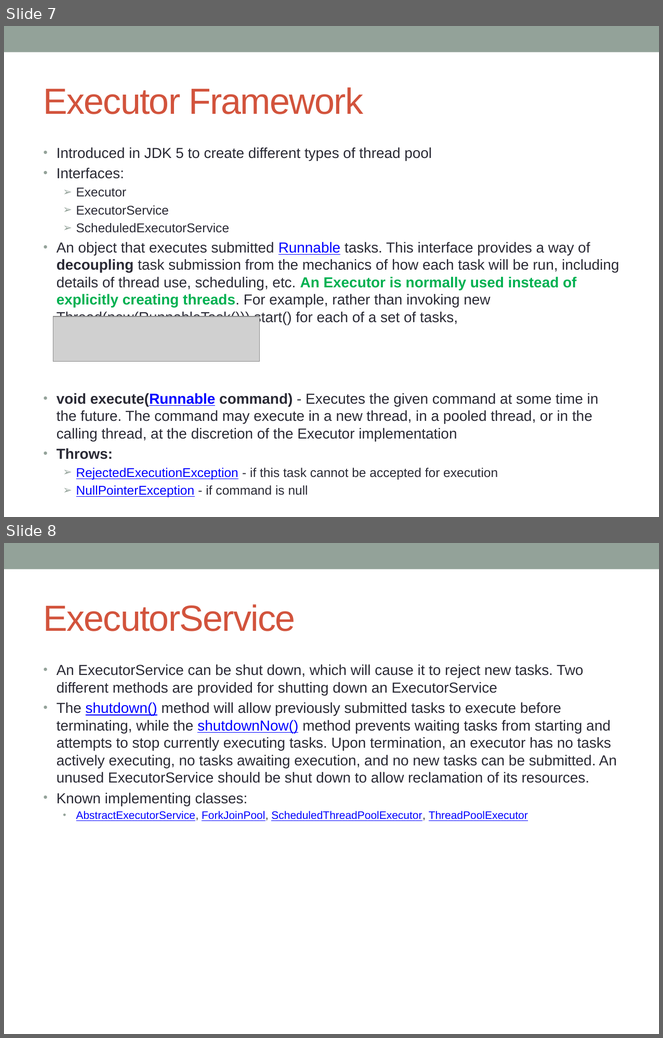
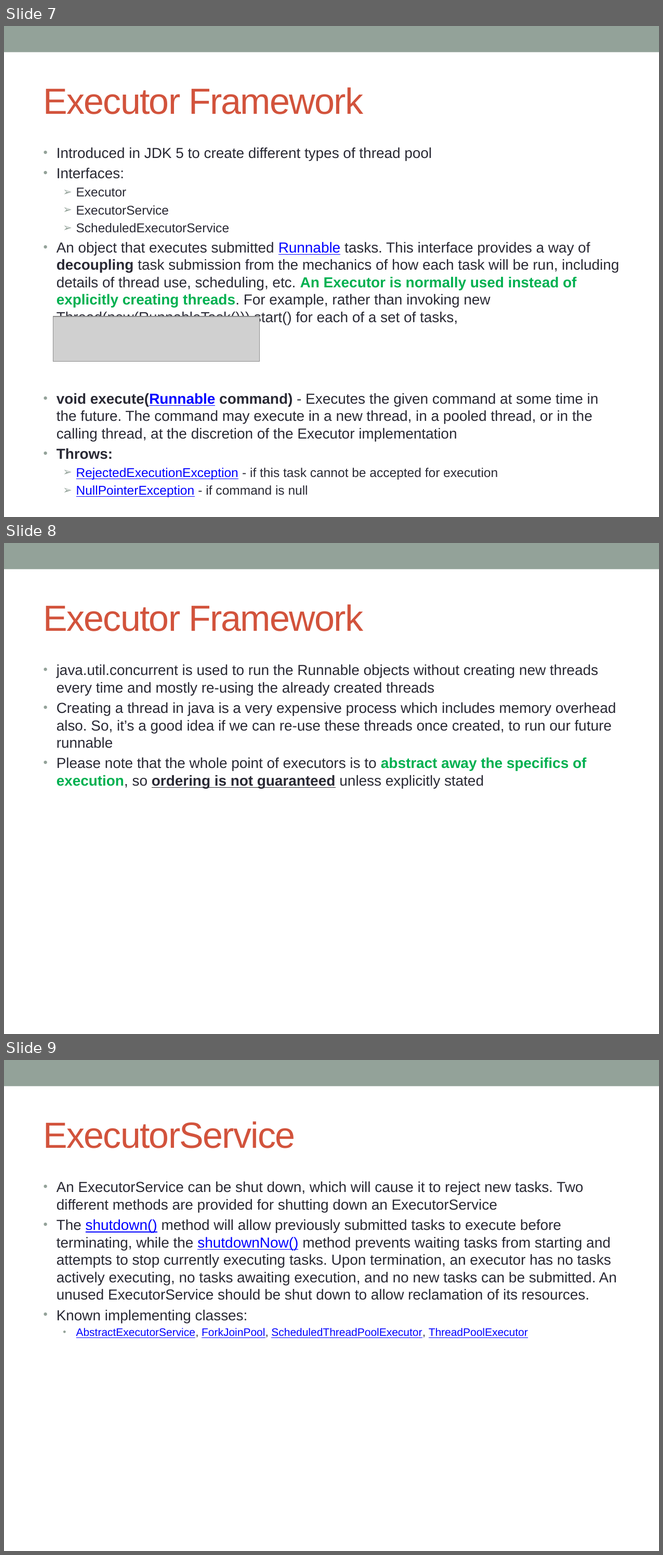
Before and after one commit to notionquest/ProjectDocumentation, a slide deck: MultiThreading.pptx. Shown one above the other, each under a label of ours: slides 7 and 8 before the commit, slides 7, 8 and 9 after it. The pictures are 663x1038 and 663x1555 pixels, drawn with LibreOffice and Linux fonts; fonts in the diff are those of the drawing; grey boxes stand for pictures. Boxes give left, top, right and bottom in pixels: in the first picture for what was removed or moved away, otherwise in the second. Text is boxed around its words. In the diff, an @@ line names an element or a change of style, - is before the commit and + after.

```diff
--- a/MultiThreading.pptx
+++ b/MultiThreading.pptx
@@ slide 8 added at box(4, 543, 659, 1034), background #FFFFFF; not listed: 1 template element that a slide beside it also shows @@
@@ title added at box(44, 604, 363, 631), 40 pt, text #D2533C @@
+Executor Framework
@@ text added at box(57, 664, 616, 788), 16 pt, text #292934 @@
+• java.util.concurrent is used to run the Runnable objects without creating new threads every time and mostly re-using the already created threads
+• Creating a thread in java is a very expensive process which includes memory overhead also. So, it’s a good idea if we can re-use these threads once created, to run our future runnable
+• Please note that the whole point of executors is to abstract away the specifics of execution, so ordering is not guaranteed unless explicitly stated
@@ what was slide 8 is now slide 9 @@
```
Also in this commit, not shown: 1 slide changed, 2 other files.
